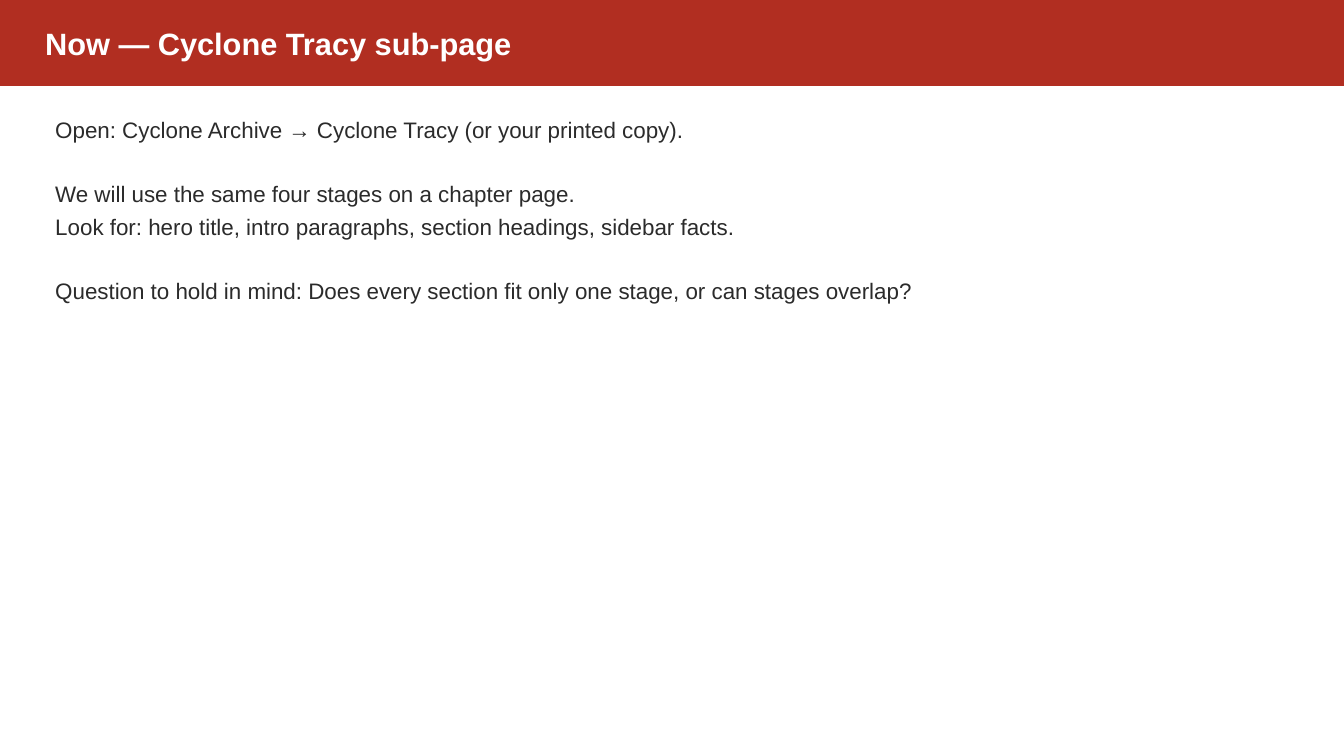
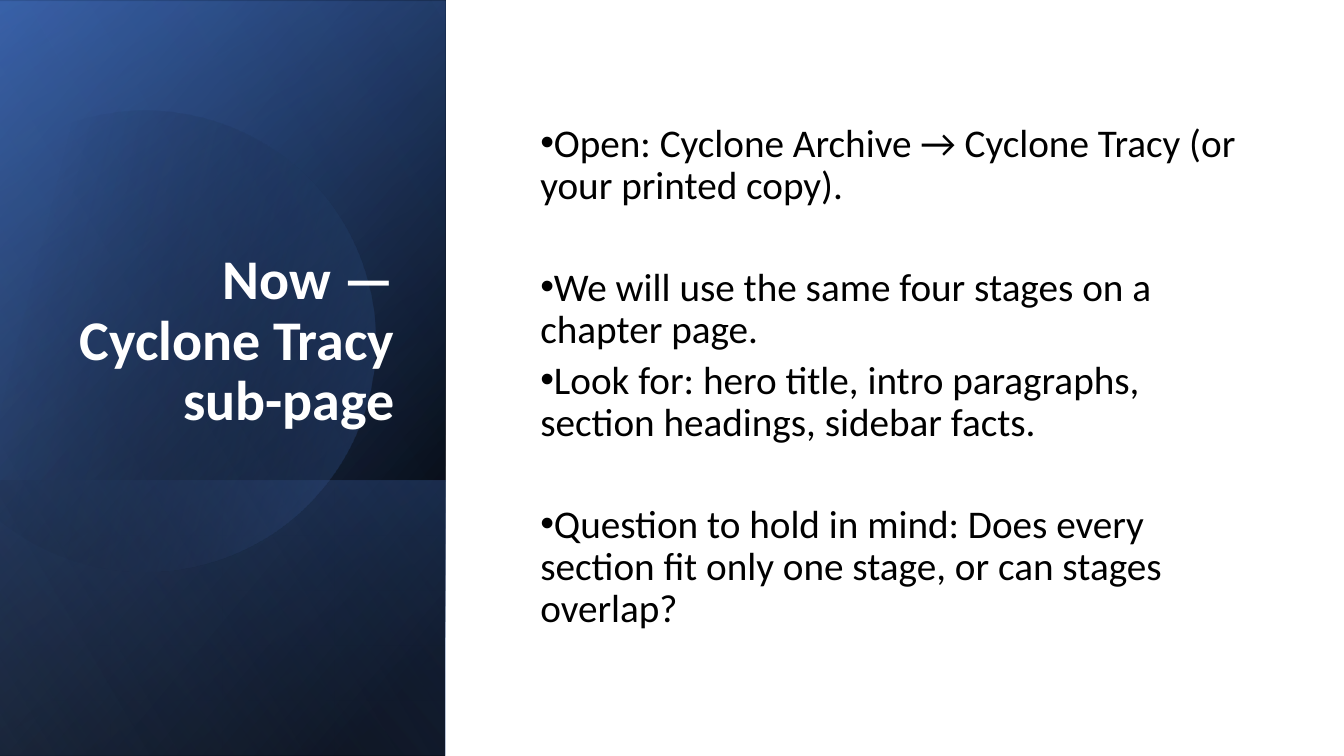
Before and after one commit to dsuth10/Joshua, a slide deck: slide 11 of Units/English/English_Unit_2/Lesson_Plans/Lesson_02_Slides.pptx. Drawn at 1344x756 pixels with LibreOffice and Linux fonts; fonts in the diff are those of the drawing. Boxes give left, top, right and bottom in pixels: in the first picture for what was removed or moved away, otherwise in the second. Text is boxed around its words. In the diff, an @@ line names an element or a change of style, - is before the commit and + after.

```diff
--- a/Units/English/English_Unit_2/Lesson_Plans/Lesson_02_Slides.pptx
+++ b/Units/English/English_Unit_2/Lesson_Plans/Lesson_02_Slides.pptx
@@ rectangle removed at [0,0,1344,86] @@
@@ rectangle added at [0,0,1344,756], fill #FFFFFF @@
@@ rectangle added at [0,0,446,756], fill gradient #000000 to #2F5597 @@
@@ rectangle added at [0,1,446,756], fill gradient #000000 to #4472C4 @@
@@ rectangle added at [0,0,446,755], fill gradient #000000 to #8FAADC @@
@@ freeform shape added at [0,56,431,618], fill gradient #000000 to #4472C4 @@
@@ text "Now — Cyclone Tracy sub-page": place and size @@
-text "Now — Cyclone Tracy sub-page" at [45,32,512,60]
+text "Now — Cyclone Tracy sub-page" at [80,262,394,430]
@@ text "Now — Cyclone Tracy sub-page" at [80,262,394,430]: size 22 to 40 pt, font Arial to Calibri; alignment left to right; line spacing 1 to 0.9; more space between paragraphs; vertical alignment middle to bottom @@
@@ text "Open: Cyclone Archive → Cyclone ...": place and size @@
-text "Open: Cyclone Archive → Cyclone ..." at [55,121,912,304]
+text "Open: Cyclone Archive → Cyclone ..." at [540,128,1235,629]
@@ text "Open: Cyclone Archive → Cyclone ..." at [540,128,1235,629]: size 16 to 28 pt, font Arial to Calibri, text colour #2B2B2B to #000000; bullet none to •; line spacing 1.2 to 0.9; more space between paragraphs; vertical alignment top to middle @@
@@ rectangle added at [0,480,446,756], fill gradient #4472C4 to #000000 @@
```
Also in this commit, not shown: 16 other slides changed, 1 other file.
